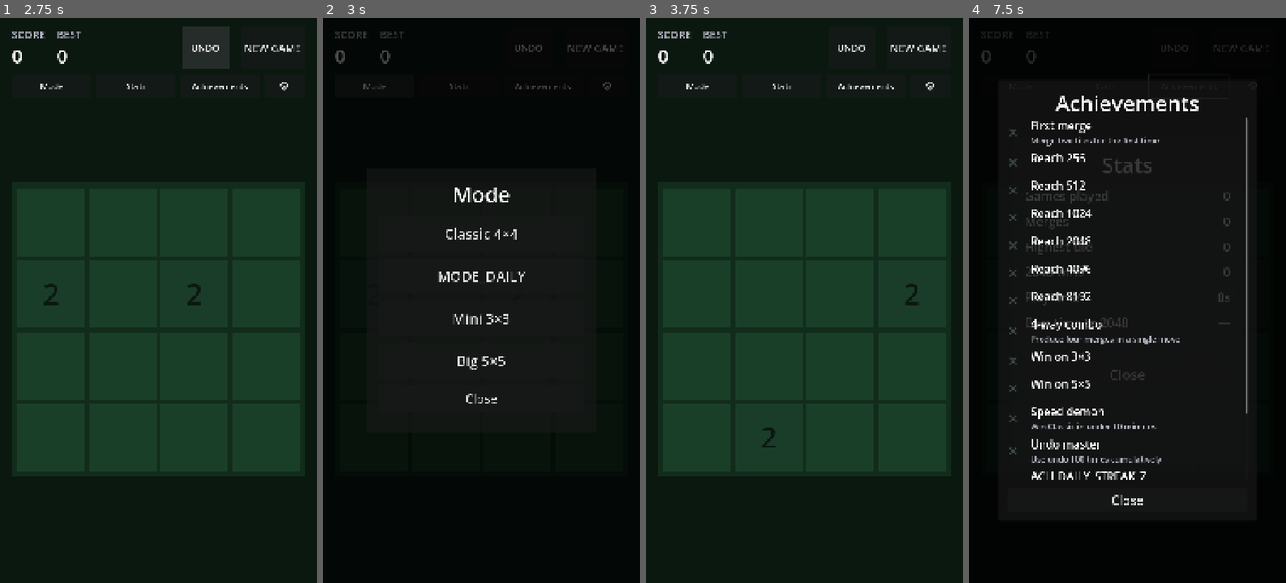
Above: before the commit, frames 1-4 (left to right).
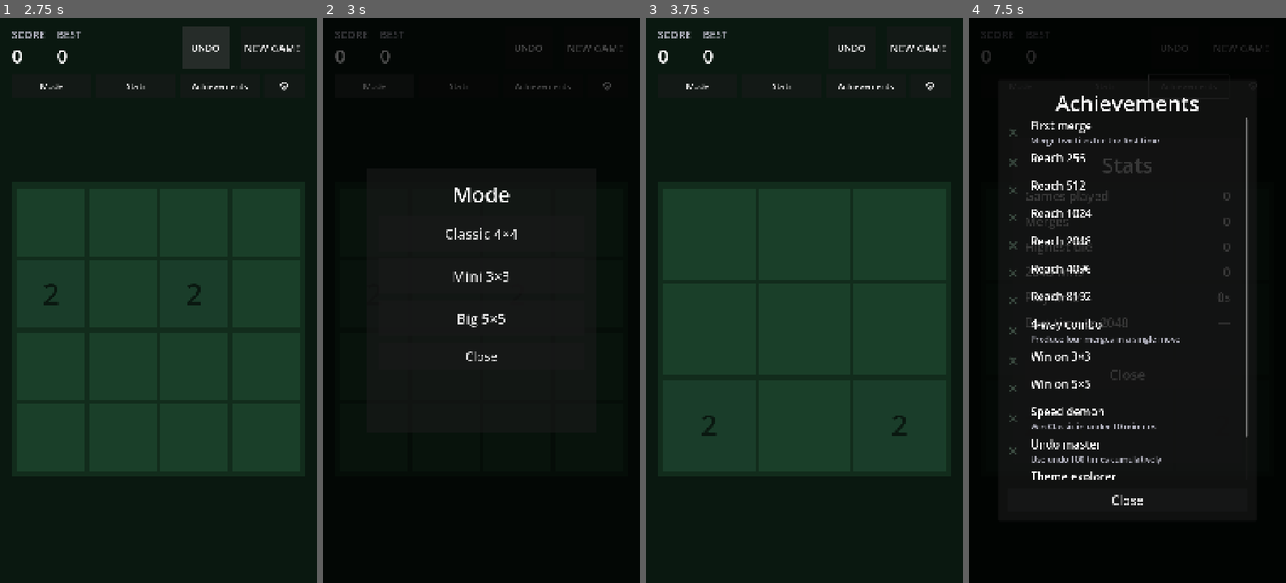
Above: after the commit, the same moments.

Repository: 0xRnato/2048
Game: Godot game, scene res://scenes/main.tscn
Two runs of this game, one before a commit and one after it. Both use one fixed random seed, a clock stepped at 60 frames per second and the inputs below.
Inputs (mouse positions are in pixels of both pictures, inside the frame that each line leads up to):
- Up to frame 1 (2.75 s): click "NEW GAME" at 0.5 s; click "NEW GAME" at 1.25 s; click "UNDO" at 2 s
- Up to frame 2 (3 s): click "Mode" at 2.75 s
- Up to frame 3 (3.75 s): click (804, 277) at 3.5 s, where only the run before the commit has a clickable "MODE_DAILY"
- Up to frame 4 (7.5 s): click "Stats" at 4.25 s; click "Achievements" at 5 s; click "⚙" at 5.75 s; tap Enter at 6.5 s; move the mouse to (1197, 272) at 6.52 s; hold Right (move_right) 6.53-7.25 s; hold Shift 6.53-7.25 s; click (1197, 272) at 6.67 s; tap Space at 7.25 s; drag from (1064, 328) to (1111, 413) at 7.27 s

Frame 1 is identical in both runs. In frame 2, 0.7% of the frame differs, in the area x 36-64%, y 44-69%; in frame 3, 0.3%; in frame 4, 0.3%.

Commit message:
feat: remove daily challenge mode from scope

Diff:
--- a/scenes/ui/mode_selector.tscn
+++ b/scenes/ui/mode_selector.tscn
@@ -60,12 +60,6 @@
 text = "MODE_CLASSIC"
 theme_override_font_sizes/font_size = 48
 
-[node name="Daily" type="Button" parent="Frame/List"]
-layout_mode = 2
-custom_minimum_size = Vector2(0, 120)
-text = "MODE_DAILY"
-theme_override_font_sizes/font_size = 48
-
 [node name="Size3" type="Button" parent="Frame/List"]
 layout_mode = 2
 custom_minimum_size = Vector2(0, 120)
--- a/scripts/autoload/achievements_manager.gd
+++ b/scripts/autoload/achievements_manager.gd
@@ -20,7 +20,6 @@
 	{"id": "win_5x5", "title_key": "ACH_WIN_5X5", "desc_key": ""},
 	{"id": "speedrun_10min", "title_key": "ACH_SPEEDRUN_10MIN", "desc_key": "ACH_SPEEDRUN_10MIN_DESC"},
 	{"id": "undo_master", "title_key": "ACH_UNDO_MASTER", "desc_key": "ACH_UNDO_MASTER_DESC"},
-	{"id": "daily_streak_7", "title_key": "ACH_DAILY_STREAK_7", "desc_key": "ACH_DAILY_STREAK_7_DESC"},
 	{"id": "theme_explorer", "title_key": "ACH_THEME_EXPLORER", "desc_key": "ACH_THEME_EXPLORER_DESC"},
 	{"id": "polyglot", "title_key": "ACH_POLYGLOT", "desc_key": "ACH_POLYGLOT_DESC"},
 ]
--- a/scripts/autoload/save_manager.gd
+++ b/scripts/autoload/save_manager.gd
@@ -3,7 +3,7 @@
 ## Versioned, crash-safe save file at `user://save.cfg`. Atomic writes via
 ## `save.cfg.tmp` + `rename`. Exposes typed getters/setters for every known key
 ## in the schema defined in `DESIGN.md` (`prefs/*`, `best/*`, `stats/*`,
-## `achievements/<id>`, `daily/<YYYYMMDD>`, `in_progress/*`).
+## `achievements/<id>`, `in_progress/*`).
 ##
 ## Migration: `meta/version` is bumped on schema changes; `_migrate(from, to)` runs
 ## before reads so older save files are silently upgraded.
@@ -100,13 +100,6 @@
 	flush()
 	return true
 
-func get_daily(yyyymmdd: String, field: String, default: Variant = 0) -> Variant:
-	return _cfg.get_value("daily", "%s_%s" % [yyyymmdd, field], default)
-
-func set_daily(yyyymmdd: String, field: String, value: Variant) -> void:
-	_cfg.set_value("daily", "%s_%s" % [yyyymmdd, field], value)
-	flush()
-
 # --- In-progress game ---
 
 func has_in_progress() -> bool:
--- a/scripts/game/constants.gd
+++ b/scripts/game/constants.gd
@@ -7,7 +7,6 @@
 
 enum GameMode {
 	CLASSIC,
-	DAILY,
 	SIZE_3,
 	SIZE_5,
 }
--- a/scripts/ui/mode_selector.gd
+++ b/scripts/ui/mode_selector.gd
@@ -4,14 +4,12 @@
 ## new game in that mode and closes the overlay.
 
 @onready var _classic: Button = $Frame/List/Classic
-@onready var _daily: Button = $Frame/List/Daily
 @onready var _size_3: Button = $Frame/List/Size3
 @onready var _size_5: Button = $Frame/List/Size5
 @onready var _close_btn: Button = $Frame/List/Close
 
 func _ready() -> void:
 	_classic.pressed.connect(_start.bind(GameConstants.GameMode.CLASSIC))
-	_daily.pressed.connect(_start.bind(GameConstants.GameMode.DAILY))
 	_size_3.pressed.connect(_start.bind(GameConstants.GameMode.SIZE_3))
 	_size_5.pressed.connect(_start.bind(GameConstants.GameMode.SIZE_5))
 	_close_btn.pressed.connect(_on_close)
--- a/translations/translations.csv
+++ b/translations/translations.csv
@@ -4,7 +4,6 @@
 HUD_NEW_GAME,NEW GAME,NOVO JOGO
 HUD_UNDO,UNDO,DESFAZER
 MODE_CLASSIC,Classic 4×4,Clássico 4×4
-MODE_DAILY,Daily Challenge,Desafio Diário
 MODE_SIZE_3,Mini 3×3,Mini 3×3
 MODE_SIZE_5,Big 5×5,Grande 5×5
 MENU_PLAY,Play,Jogar
@@ -60,8 +59,6 @@
 ACH_SPEEDRUN_10MIN_DESC,Win Classic in under 10 minutes,Vença o Clássico em menos de 10 minutos
 ACH_UNDO_MASTER,Undo master,Mestre do desfazer
 ACH_UNDO_MASTER_DESC,Use undo 100 times,Use desfazer 100 vezes
-ACH_DAILY_STREAK_7,Daily regular,Jogador diário
-ACH_DAILY_STREAK_7_DESC,Play the daily challenge 7 days in a row,Jogue o desafio diário por 7 dias seguidos
 ACH_THEME_EXPLORER,Theme explorer,Explorador de temas
 ACH_THEME_EXPLORER_DESC,Try all 3 themes,Experimente os 3 temas
 ACH_POLYGLOT,Polyglot,Poliglota
Not shown, changed: DESIGN.md
Not shown, changed: README.md
